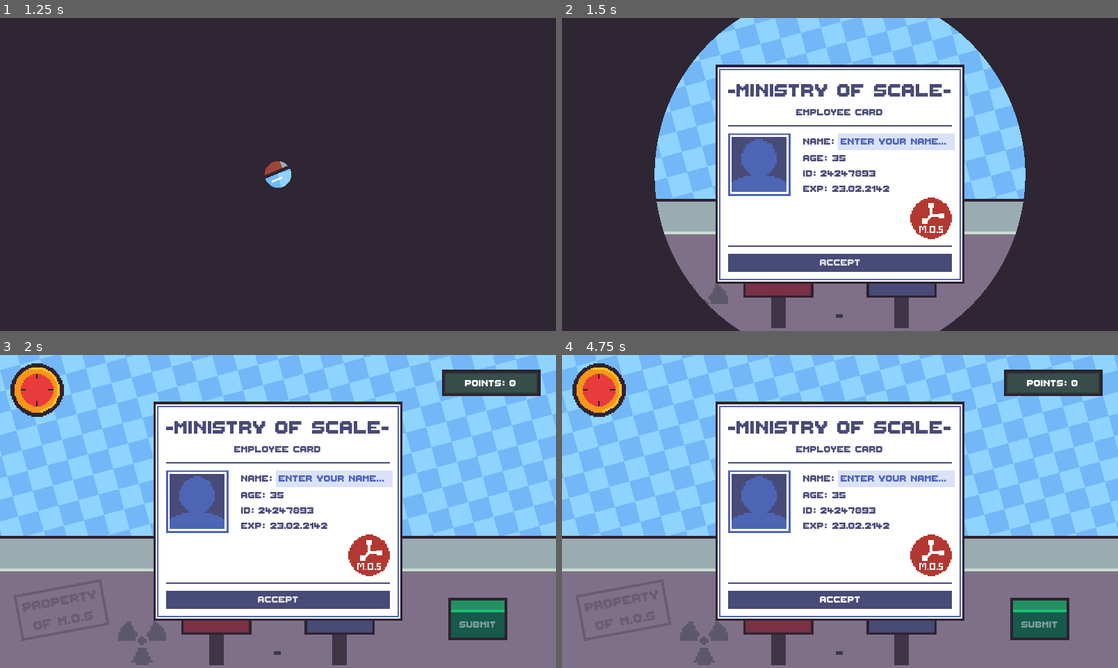
Above: before the commit, frames 1-4 (two rows, left to right).
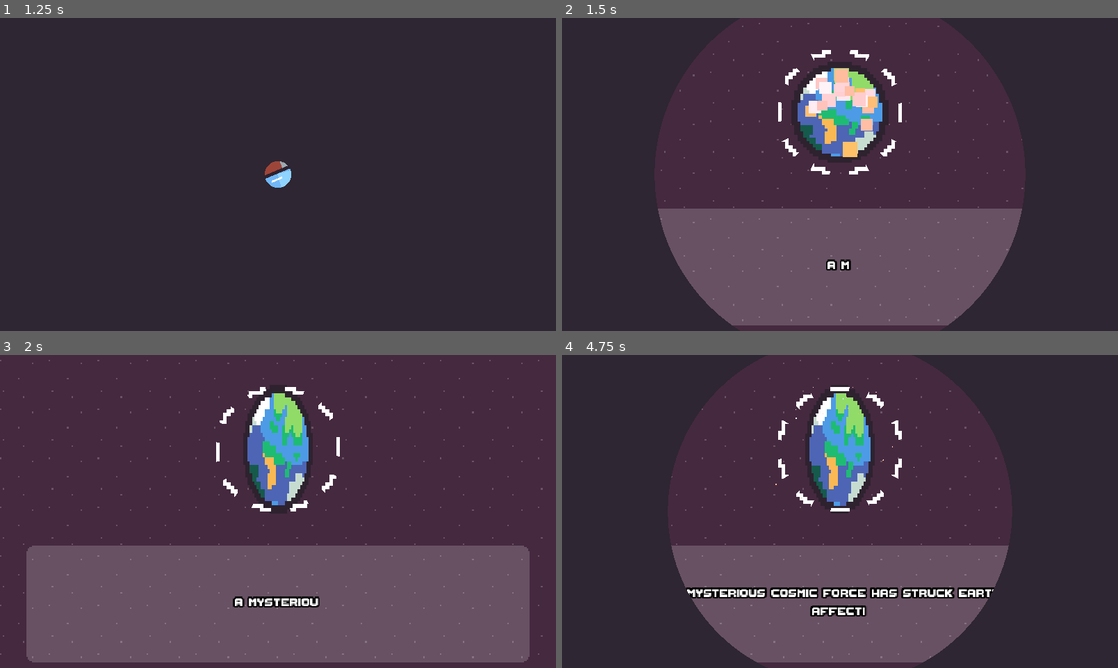
Above: after the commit, the same moments.

Repository: FixelDev/built-to-scale
Game: Godot game, scene res://scenes/menu/menu.tscn
Same seed, same stepped clock (60 frames per second), same inputs: the game is played once before the commit and once after it. Sound files missing from this copy of the repository are replaced by a short silence.
Inputs (mouse positions are in pixels of both pictures, inside the frame that each line leads up to):
- Up to frame 1 (1.25 s): click "PLAY" at 0.5 s
- Up to frame 2 (1.5 s): click "PLAY" at 1.25 s
- Up to frame 3 (2 s): no input
- Up to frame 4 (4.75 s): click (840, 599) at 2 s, where only the run before the commit has a clickable "Accept"; click (840, 599) at 2.75 s, where only the run before the commit has a clickable "Accept"; click (840, 599) at 3.5 s, where only the run before the commit has a clickable "Accept"; tap Enter (skip_cutscene, bound only after the commit) at 4.25 s; move the mouse to (962, 495) at 4.27 s

Frame 1 is identical in both runs. In frame 2, 56% of the frame differs, in the area x 16-84%, y 0-100%; in frame 3, 96%; in frame 4, 97%, in the area x 0-100%, y 0-100%.
Error in both runs: Attempt to call function 'get_as_text' in base 'null instance' on a null instance. (res://globals/globals.gd:23)

Commit message:
Added cutscene, balanced the game a bit

Diff:
--- a/globals/scene_manager/scene_manager.gd
+++ b/globals/scene_manager/scene_manager.gd
@@ -3,11 +3,17 @@
 @export var menu_scene: PackedScene
 @export var game_scene: PackedScene
 @export var game_over_scene: PackedScene
+@export var cutscene_scene: PackedScene
 
 @onready var transition_panel = %TransitionPanel
 
+var is_scene_loading: bool = false
 
 func load_scene(scene: PackedScene) -> void:
+	if is_scene_loading:
+		return
+
+	is_scene_loading = true
 
 	var tween: Tween = get_tree().create_tween()
 	tween.tween_method(set_shader_value, 1.0, 0.0, 0.7)
@@ -18,5 +24,7 @@
 	tween = get_tree().create_tween()
 	tween.tween_method(set_shader_value, 0.0, 1.0, 0.7)
 
+	is_scene_loading = false
+
 func set_shader_value(value: float) -> void:
 	transition_panel.material.set_shader_parameter("circle_size", value)
--- a/globals/scene_manager/scene_manager.tscn
+++ b/globals/scene_manager/scene_manager.tscn
@@ -1,9 +1,10 @@
-[gd_scene load_steps=8 format=3 uid="uid://cb8mxb810ma"]
+[gd_scene load_steps=9 format=3 uid="uid://cb8mxb810ma"]
 
 [ext_resource type="Script" path="res://globals/scene_manager/scene_manager.gd" id="1_to4cc"]
 [ext_resource type="PackedScene" uid="uid://drhoklgec3yb2" path="res://scenes/menu/menu.tscn" id="2_32a1q"]
 [ext_resource type="PackedScene" uid="uid://caumargkuom31" path="res://scenes/game/game.tscn" id="3_bmect"]
 [ext_resource type="PackedScene" uid="uid://bvyb3iwt2tvkv" path="res://scenes/game_over/game_over.tscn" id="4_x1dmy"]
+[ext_resource type="PackedScene" uid="uid://bdw68yssn35qa" path="res://scenes/cutscene/cutscene.tscn" id="5_knjwq"]
 [ext_resource type="Shader" path="res://globals/scene_manager/transition.gdshader" id="5_uhfdn"]
 
 [sub_resource type="ShaderMaterial" id="ShaderMaterial_tpixo"]
@@ -18,6 +19,7 @@
 menu_scene = ExtResource("2_32a1q")
 game_scene = ExtResource("3_bmect")
 game_over_scene = ExtResource("4_x1dmy")
+cutscene_scene = ExtResource("5_knjwq")
 
 [node name="CanvasLayer" type="CanvasLayer" parent="."]
 layer = 2
--- a/project.godot
+++ b/project.godot
@@ -33,6 +33,14 @@
 
 theme/custom="res://main_theme.tres"
 
+[input]
+
+skip_cutscene={
+"deadzone": 0.5,
+"events": [Object(InputEventKey,"resource_local_to_scene":false,"resource_name":"","device":-1,"window_id":0,"alt_pressed":false,"shift_pressed":false,"ctrl_pressed":false,"meta_pressed":false,"pressed":false,"keycode":0,"physical_keycode":4194309,"key_label":0,"unicode":0,"location":0,"echo":false,"script":null)
+]
+}
+
 [rendering]
 
 textures/canvas_textures/default_texture_filter=0
--- /dev/null
+++ b/scenes/cutscene/cosmic_force_particles.gd
@@ -0,0 +1,18 @@
+extends GPUParticles2D
+
+
+var can_play: bool = true
+
+
+func _process(delta):
+	if not can_play:
+		return
+
+	can_play = false
+
+	emitting = true
+
+	await finished
+	await get_tree().create_timer(randf_range(0.5, 1.2)).timeout
+
+	can_play = true
--- /dev/null
+++ b/scenes/cutscene/cutscene.gd
@@ -0,0 +1,6 @@
+extends Node2D
+
+
+func _input(event) -> void:
+	if event.is_action_pressed("skip_cutscene"):
+		SceneManager.load_scene(SceneManager.game_scene)
--- /dev/null
+++ b/scenes/cutscene/cutscene.tscn
@@ -0,0 +1,165 @@
+[gd_scene load_steps=18 format=3 uid="uid://bdw68yssn35qa"]
+
+[ext_resource type="Texture2D" uid="uid://c164p56g5koy7" path="res://scenes/cutscene/stars.png" id="1_1mmfw"]
+[ext_resource type="Script" path="res://scenes/cutscene/cutscene.gd" id="1_4uvma"]
+[ext_resource type="Texture2D" uid="uid://dfxovpjrixgvx" path="res://scenes/cutscene/earth.png" id="2_8dhrp"]
+[ext_resource type="Shader" path="res://utilities/scrolling_pattern.gdshader" id="2_338xj"]
+[ext_resource type="Script" path="res://scenes/cutscene/earth_cutscene.gd" id="3_4ffxl"]
+[ext_resource type="Shader" path="res://entities/game_object/outline.gdshader" id="4_h2vlr"]
+[ext_resource type="Texture2D" uid="uid://bydhgn4ojhgrm" path="res://scenes/cutscene/panel.png" id="5_6ed0a"]
+[ext_resource type="Script" path="res://scenes/cutscene/cosmic_force_particles.gd" id="5_iqdgy"]
+[ext_resource type="Script" path="res://scenes/cutscene/label_cutscene.gd" id="6_4i2el"]
+
+[sub_resource type="StyleBoxFlat" id="StyleBoxFlat_wavrq"]
+bg_color = Color(0.270588, 0.160784, 0.247059, 1)
+
+[sub_resource type="ShaderMaterial" id="ShaderMaterial_uh5b3"]
+shader = ExtResource("2_338xj")
+shader_parameter/speed = 0.05
+shader_parameter/color = Vector4(1, 1, 1, 0.2)
+
+[sub_resource type="StyleBoxTexture" id="StyleBoxTexture_k802r"]
+texture = ExtResource("1_1mmfw")
+axis_stretch_horizontal = 1
+axis_stretch_vertical = 1
+
+[sub_resource type="ShaderMaterial" id="ShaderMaterial_06ftn"]
+shader = ExtResource("4_h2vlr")
+shader_parameter/line_color = Vector4(1, 1, 1, 1)
+shader_parameter/line_thickness = 1.0
+shader_parameter/frequency = 10.0
+shader_parameter/phase_speed = 1.0
+
+[sub_resource type="Curve" id="Curve_5lad6"]
+_data = [Vector2(0, 1), 0.0, 0.0, 0, 0, Vector2(1, 0), 0.0, 0.0, 0, 0]
+point_count = 2
+
+[sub_resource type="CurveTexture" id="CurveTexture_afeer"]
+curve = SubResource("Curve_5lad6")
+
+[sub_resource type="ParticleProcessMaterial" id="ParticleProcessMaterial_sf04d"]
+particle_flag_disable_z = true
+spread = 180.0
+initial_velocity_min = 200.0
+initial_velocity_max = 400.0
+gravity = Vector3(0, 0, 0)
+scale_min = 34.24
+scale_max = 54.24
+scale_curve = SubResource("CurveTexture_afeer")
+hue_variation_min = -0.03
+hue_variation_max = 0.15
+
+[sub_resource type="StyleBoxTexture" id="StyleBoxTexture_t00d2"]
+texture = ExtResource("5_6ed0a")
+texture_margin_left = 12.0
+texture_margin_top = 12.0
+texture_margin_right = 12.0
+texture_margin_bottom = 12.0
+modulate_color = Color(1, 1, 1, 0.188235)
+
+[node name="Cutscene" type="Node2D"]
+script = ExtResource("1_4uvma")
+
+[node name="UI" type="CanvasLayer" parent="."]
+
+[node name="BG" type="Panel" parent="UI"]
+anchors_preset = 15
+anchor_right = 1.0
+anchor_bottom = 1.0
+grow_horizontal = 2
+grow_vertical = 2
+theme_override_styles/panel = SubResource("StyleBoxFlat_wavrq")
+
+[node name="Stars" type="Panel" parent="UI"]
+modulate = Color(1, 1, 1, 0.372549)
+texture_repeat = 2
+material = SubResource("ShaderMaterial_uh5b3")
+anchors_preset = 15
+anchor_right = 1.0
+anchor_bottom = 1.0
+offset_right = -917.0
+offset_bottom = -513.0
+grow_horizontal = 2
+grow_vertical = 2
+scale = Vector2(3.52, 3.52)
+theme_override_styles/panel = SubResource("StyleBoxTexture_k802r")
+
+[node name="EarthCutscene" type="TextureRect" parent="UI"]
+anchors_preset = 8
+anchor_left = 0.5
+anchor_top = 0.5
+anchor_right = 0.5
+anchor_bottom = 0.5
+offset_left = -121.0
+offset_top = -264.0
+offset_right = 121.0
+offset_bottom = -22.0
+grow_horizontal = 2
+grow_vertical = 2
+pivot_offset = Vector2(121, 121)
+texture = ExtResource("2_8dhrp")
+script = ExtResource("3_4ffxl")
+
+[node name="TextureRect2" type="TextureRect" parent="UI"]
+material = SubResource("ShaderMaterial_06ftn")
+anchors_preset = 8
+anchor_left = 0.5
+anchor_top = 0.5
+anchor_right = 0.5
+anchor_bottom = 0.5
+offset_left = -143.0
+offset_top = -286.0
+offset_right = 143.0
+grow_horizontal = 2
+grow_vertical = 2
+texture = ExtResource("2_8dhrp")
+
+[node name="CosmicForceParticles" type="GPUParticles2D" parent="UI"]
+position = Vector2(646, 219)
+emitting = false
+amount = 20
+process_material = SubResource("ParticleProcessMaterial_sf04d")
+lifetime = 0.5
+one_shot = true
+explosiveness = 1.0
+script = ExtResource("5_iqdgy")
+
+[node name="Panel" type="Panel" parent="UI"]
+anchors_preset = 7
+anchor_left = 0.5
+anchor_top = 1.0
+anchor_right = 0.5
+anchor_bottom = 1.0
+offset_left = -579.0
+offset_top = -281.0
+offset_right = 579.0
+offset_bottom = -13.0
+grow_horizontal = 2
+grow_vertical = 0
+theme_override_styles/panel = SubResource("StyleBoxTexture_t00d2")
+
+[node name="LabelCutscene" type="Label" parent="UI"]
+anchors_preset = 8
+anchor_left = 0.5
+anchor_top = 0.5
+anchor_right = 0.5
+anchor_bottom = 0.5
+offset_left = -597.0
+offset_top = 129.0
+offset_right = 361.0
+offset_bottom = 258.0
+grow_horizontal = 2
+grow_vertical = 2
+scale = Vector2(1.24093, 1.24093)
+theme_override_constants/outline_size = 12
+theme_override_constants/shadow_outline_size = 0
+theme_override_font_sizes/font_size = 32
+text = "A mysterious cosmic force has struck Earth,
+affecting everyday objects.
+The newly established Ministry of Scale is looking for employees
+ who will repair the damage and prevent the coming disaster
+
+[Press enter to begin]"
+horizontal_alignment = 1
+vertical_alignment = 1
+script = ExtResource("6_4i2el")
--- /dev/null
+++ b/scenes/cutscene/earth_cutscene.gd
@@ -0,0 +1,25 @@
+extends TextureRect
+
+
+var start_scale: Vector2
+var is_tween_in_progress: bool = false
+
+func _ready() -> void:
+	start_scale = scale
+
+
+func _process(delta) -> void:
+	if is_tween_in_progress:
+		return
+
+	is_tween_in_progress = true
+
+	var tween: Tween = get_tree().create_tween()
+	var time: float = randf_range(0.8, 1.2)
+	tween.tween_property(self, "scale", Vector2(start_scale.x - 0.3, start_scale.y + 0.3), time).set_trans(Tween.TRANS_CUBIC)
+	tween.tween_property(self, "scale", start_scale, time).set_trans(Tween.TRANS_CUBIC)
+	tween.tween_property(self, "scale", Vector2(start_scale.x + 0.3, start_scale.y - 0.3), time).set_trans(Tween.TRANS_CUBIC)
+
+	await tween.finished
+
+	is_tween_in_progress = false
--- /dev/null
+++ b/scenes/cutscene/label_cutscene.gd
@@ -0,0 +1,12 @@
+extends Label
+
+var full_text: String
+
+
+func _ready() -> void:
+	full_text = text
+	text = ""
+
+	for character in full_text:
+		await get_tree().create_timer(0.05).timeout
+		text += character
--- a/scenes/game/game.tscn
+++ b/scenes/game/game.tscn
@@ -946,7 +946,7 @@
 [node name="ShiftEndedHornAudio" type="AudioStreamPlayer2D" parent="PlayerConsoleManager"]
 unique_name_in_owner = true
 stream = ExtResource("38_icrax")
-volume_db = -2.0
+volume_db = -8.0
 
 [node name="ShiftEndedClockAlarmAudio" type="AudioStreamPlayer2D" parent="PlayerConsoleManager"]
 unique_name_in_owner = true
--- a/scenes/game/game_object_manager/game_object_manager.gd
+++ b/scenes/game/game_object_manager/game_object_manager.gd
@@ -66,9 +66,9 @@
 	if game_timer.time_left > 90 and game_timer.time_left <= 120:
 		time = 1
 	elif game_timer.time_left > 45 and game_timer.time_left <= 90:
-		time = 0.8
+		time = 0.7
 	else:
-		time = 0.5
+		time = 0.3
 
 	return time
 
--- a/scenes/game/player_console/player_console_manager.gd
+++ b/scenes/game/player_console/player_console_manager.gd
@@ -12,7 +12,7 @@
 
 var scaling_factor: Vector2
 var accuracy: float
-
+var shift_ended: bool = false
 
 func _process(delta) -> void:
 	if scaling_factor == Vector2.ZERO:
@@ -61,6 +61,9 @@
 
 
 func _on_game_object_manager_game_object_spawned():
+	if shift_ended:
+		return
+
 	toggle_console_tools(true)
 
 
@@ -85,6 +88,7 @@
 
 func _on_game_timer_timeout():
 	toggle_console_tools(false)
+	shift_ended = true
 	shift_ended_horn_audio.play()
 
 	await get_tree().create_timer(1.5).timeout
--- a/scenes/game/points_manager/points_manager.gd
+++ b/scenes/game/points_manager/points_manager.gd
@@ -28,17 +28,17 @@
 	var text_to_show: String
 	var text_color: Color
 
-	if accuracy >= 0.97:
+	if accuracy >= 0.96:
 		points_to_add = Globals.max_points
 		text_to_show = "Perfect!"
 		text_color = perfect_color
 		excelent_accuracy_audio.play()
-	elif accuracy >= 0.7 and accuracy < 0.97:
+	elif accuracy >= 0.75 and accuracy < 0.97:
 		points_to_add = Globals.max_points * accuracy
 		text_to_show = ["Great", "Good", "Well done"].pick_random()
 		text_color = good_color
 		mid_accuracy_audio.play()
-	elif accuracy >= 0.4 and accuracy < 0.7:
+	elif accuracy >= 0.55 and accuracy < 0.75:
 		points_to_add = Globals.max_points * (accuracy / 2)
 		text_to_show = "Ok"
 		text_color = mid_color
--- a/scenes/menu/menu.gd
+++ b/scenes/menu/menu.gd
@@ -2,8 +2,8 @@
 
 
 func _on_start_button_pressed():
-	SceneManager.load_scene(SceneManager.game_scene)
+	SceneManager.load_scene(SceneManager.cutscene_scene)
 
 
 func _on_submit_button_pressed():
-	SceneManager.load_scene(SceneManager.game_scene)
+	SceneManager.load_scene(SceneManager.cutscene_scene)
--- a/scenes/menu/menu.tscn
+++ b/scenes/menu/menu.tscn
@@ -97,6 +97,7 @@
 rotation_time = 2.0
 
 [node name="ColorRect" type="ColorRect" parent="UI/Label"]
+layout_mode = 0
 offset_left = 965.26
 offset_top = 48.0
 offset_right = 999.26
@@ -104,6 +105,7 @@
 rotation = 0.491996
 
 [node name="ColorRect2" type="ColorRect" parent="UI/Label"]
+layout_mode = 0
 offset_left = 980.26
 offset_top = 70.0
 offset_right = 1011.26
@@ -111,6 +113,7 @@
 rotation = 0.491996
 
 [node name="TextureRect3" type="TextureRect" parent="UI/Label"]
+layout_mode = 0
 offset_left = 926.26
 offset_top = 35.0
 offset_right = 1022.26
Binary file added: scenes/cutscene/earth.aseprite
Binary file added: scenes/cutscene/earth.png
Not shown, added: scenes/cutscene/earth.png.import
Binary file added: scenes/cutscene/panel.aseprite
Binary file added: scenes/cutscene/panel.png
Not shown, added: scenes/cutscene/panel.png.import
Binary file added: scenes/cutscene/stars.png
Not shown, added: scenes/cutscene/stars.png.import
Not shown: 2 places in scenes/game/game.tscn that only renumber resources
Binary file added: utilities/outline_dashed.aseprite
Binary file added: utilities/outline_dashed.png
Not shown, added: utilities/outline_dashed.png.import
(and 3 more such lines)
